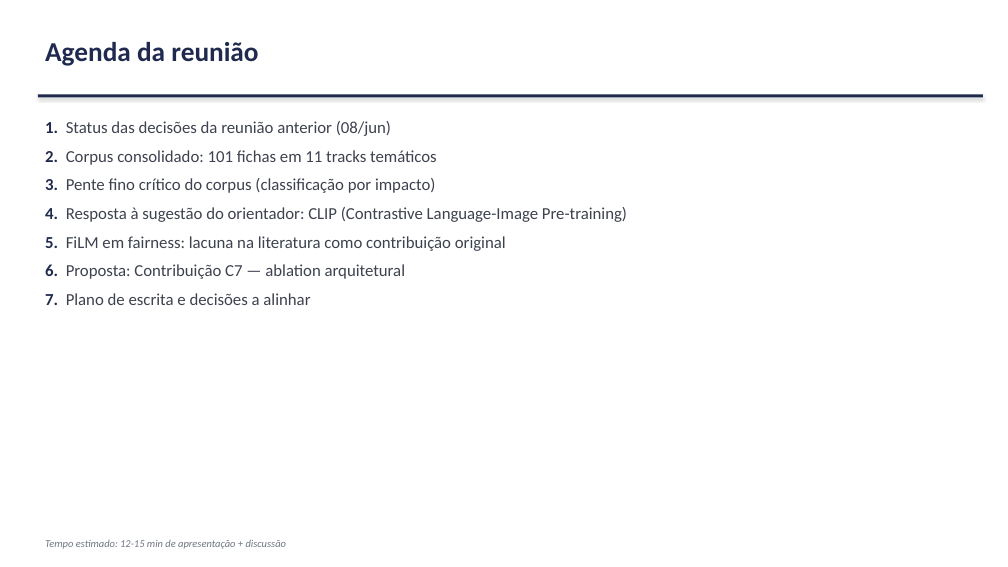
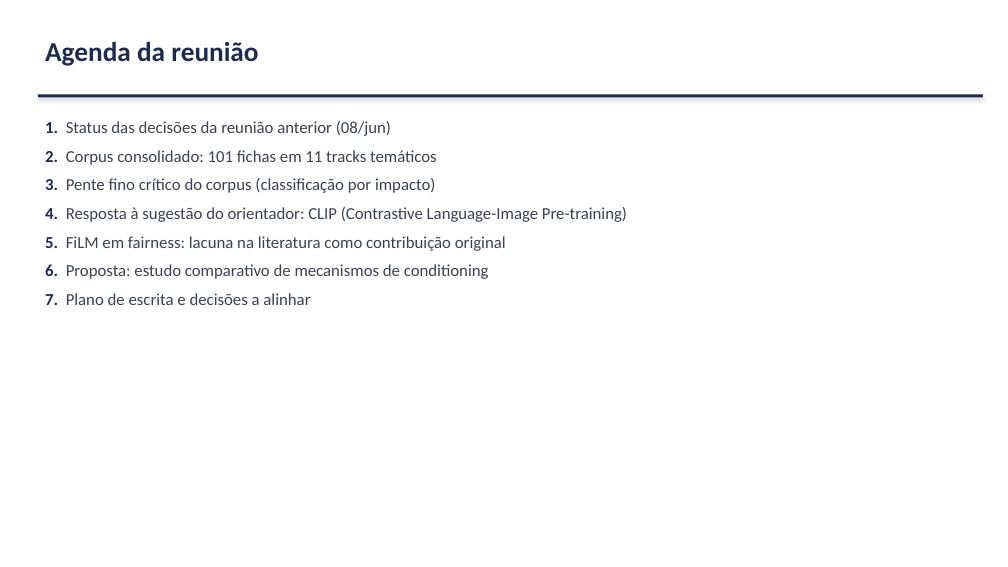
Before and after one commit to marcellozzetti/Facial-Recognition-Models-Mitigating-Bias, a slide deck: slide 2 of docs/ativo/material_reuniao_orientador_2026-06-15.pptx. Drawn at 1008x567 pixels with LibreOffice and Linux fonts; fonts in the diff are those of the drawing. Boxes give left, top, right and bottom in pixels: in the first picture for what was removed or moved away, otherwise in the second. Text is boxed around its words. In the diff, an @@ line names an element or a change of style, - is before the commit and + after.

```diff
--- a/docs/ativo/material_reuniao_orientador_2026-06-15.pptx
+++ b/docs/ativo/material_reuniao_orientador_2026-06-15.pptx
@@ text at (45, 264, 489, 279): text changed @@
-6. Proposta: Contribuição C7 — ablation arquitetural
+6. Proposta: estudo comparativo de mecanismos de conditioning
@@ text removed at (45, 540, 287, 549) @@
-Tempo estimado: 12-15 min de apresentação + discussão
```
Also in this commit, not shown: 6 other slides changed, 1 slide added, 1 slide removed, 1 other file.
